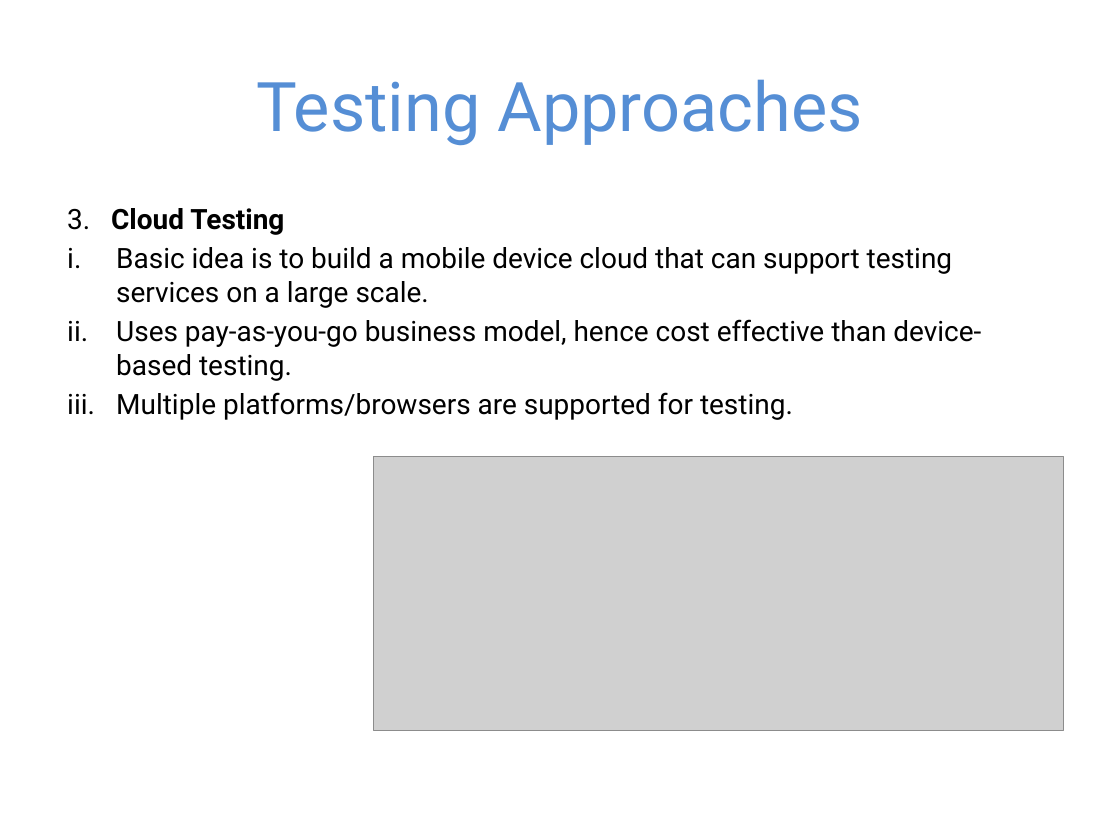
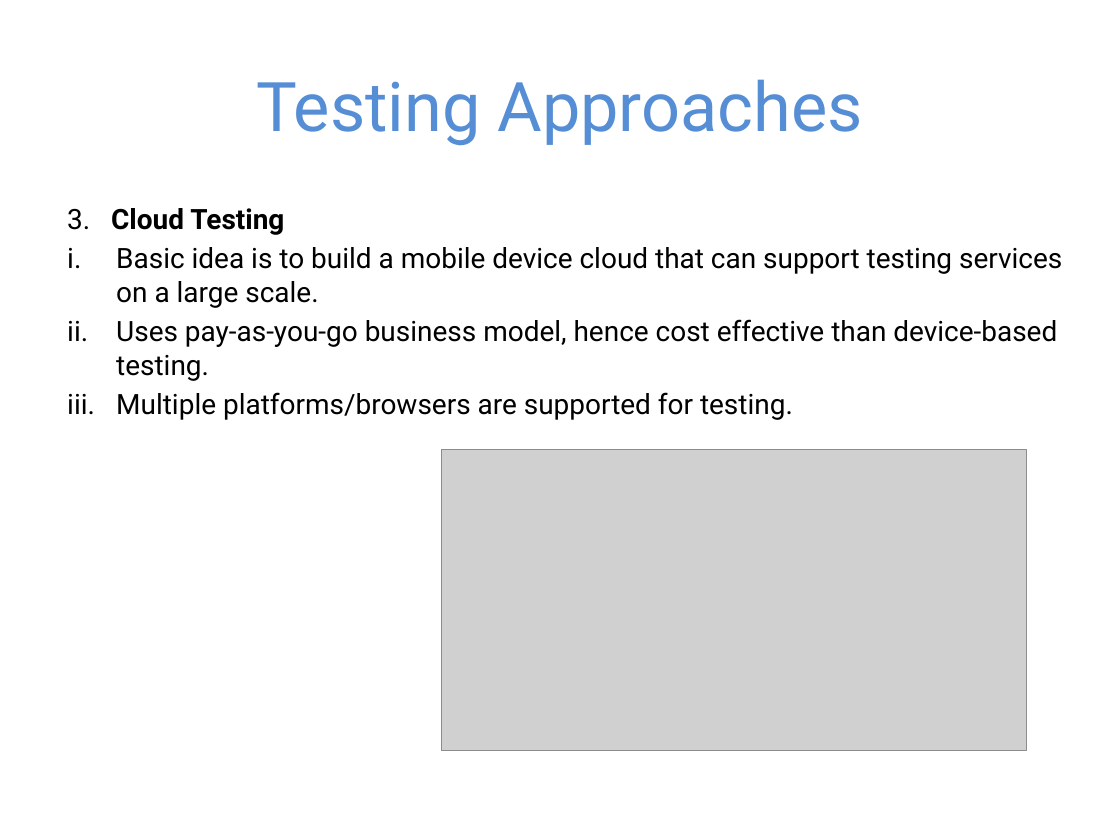
Before and after one commit to chaitumanne/ASE-Presentation, a slide deck: slide 8 of ASE_Mobile_Testing.pptx. Drawn at 1120x840 pixels with LibreOffice and Linux fonts; fonts in the diff are those of the drawing; grey boxes stand for pictures; background and template pictures are left out. Boxes give left, top, right and bottom in pixels: in the first picture for what was removed or moved away, otherwise in the second. Text is boxed around its words. In the diff, an @@ line names an element or a change of style, - is before the commit and + after.

```diff
--- a/ASE_Mobile_Testing.pptx
+++ b/ASE_Mobile_Testing.pptx
@@ text "3. Cloud Testing" rewrapped from (67, 208, 981, 420) to (67, 208, 1062, 420) @@
@@ picture: place and size @@
-picture at (374, 457, 1064, 730)
+picture at (442, 450, 1027, 750)
```
Also in this commit, not shown: 5 other slides changed, 4 slides added.
